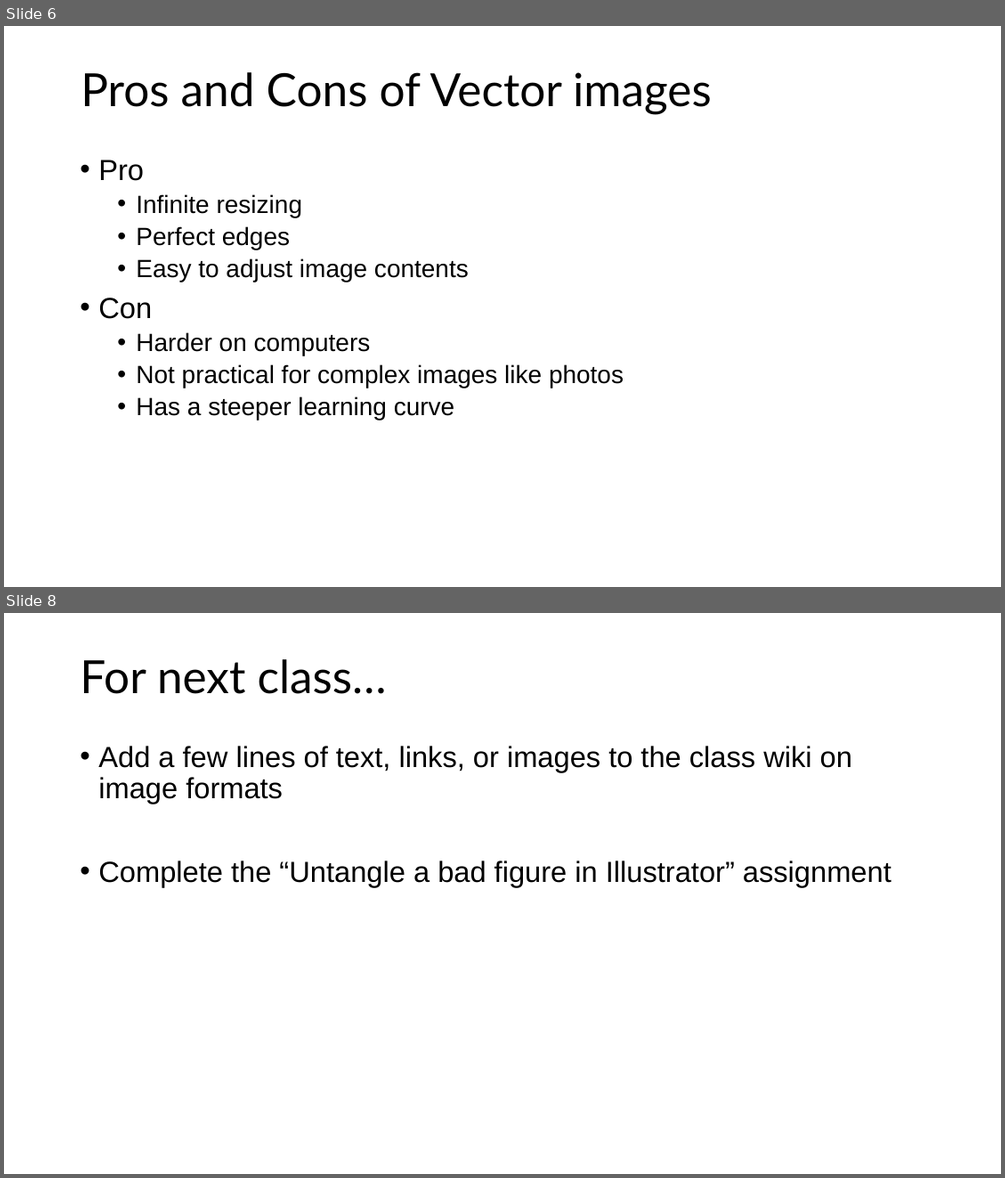
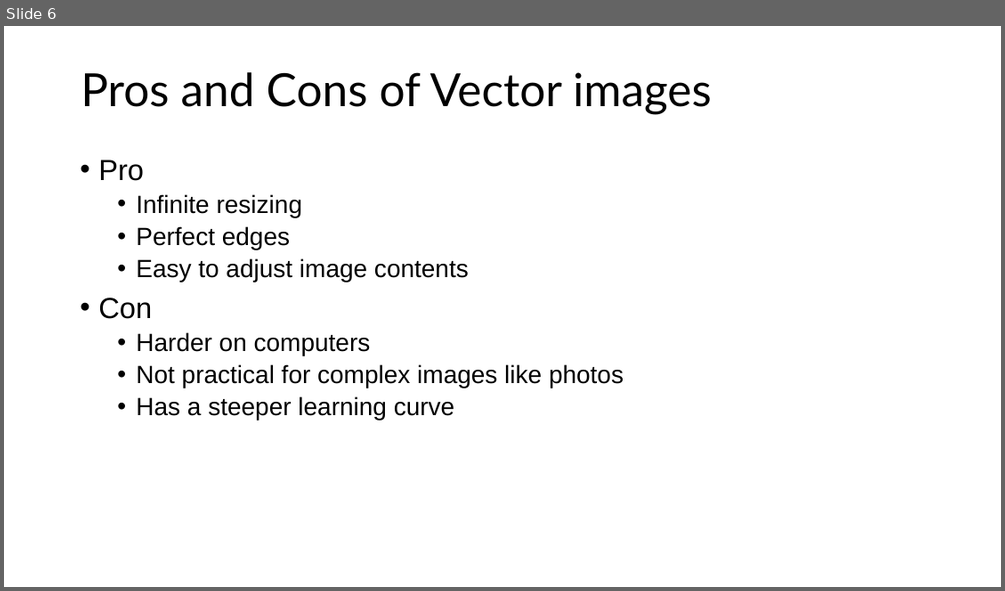
Before and after one commit to kbroaders/kbroaders.github.io, a slide deck: dist/illustrator/IllustratorIntro.pptx. Shown one above the other, each under a label of ours: slides 6 and 8 before the commit, slide 6 after it; the slides between them are not shown. The pictures are 1005x1178 and 1005x591 pixels, drawn with LibreOffice and Linux fonts; fonts in the diff are those of the drawing. Boxes give left, top, right and bottom in pixels: in the first picture for what was removed or moved away, otherwise in the second. Text is boxed around its words. In the diff, an @@ line names an element or a change of style, - is before the commit and + after.

```diff
--- a/dist/illustrator/IllustratorIntro.pptx
+++ b/dist/illustrator/IllustratorIntro.pptx
@@ slide 8 removed at <box>4,613,1001,1174</box>, background #FFFFFF @@
@@ title removed at <box>80,659,387,694</box> @@
-For next class…
@@ text removed at <box>98,746,891,887</box> @@
-• Add a few lines of text, links, or images to the class wiki on image formats
-• Complete the “Untangle a bad figure in Illustrator” assignment
```
Also in this commit, not shown: 1 other slide removed.
